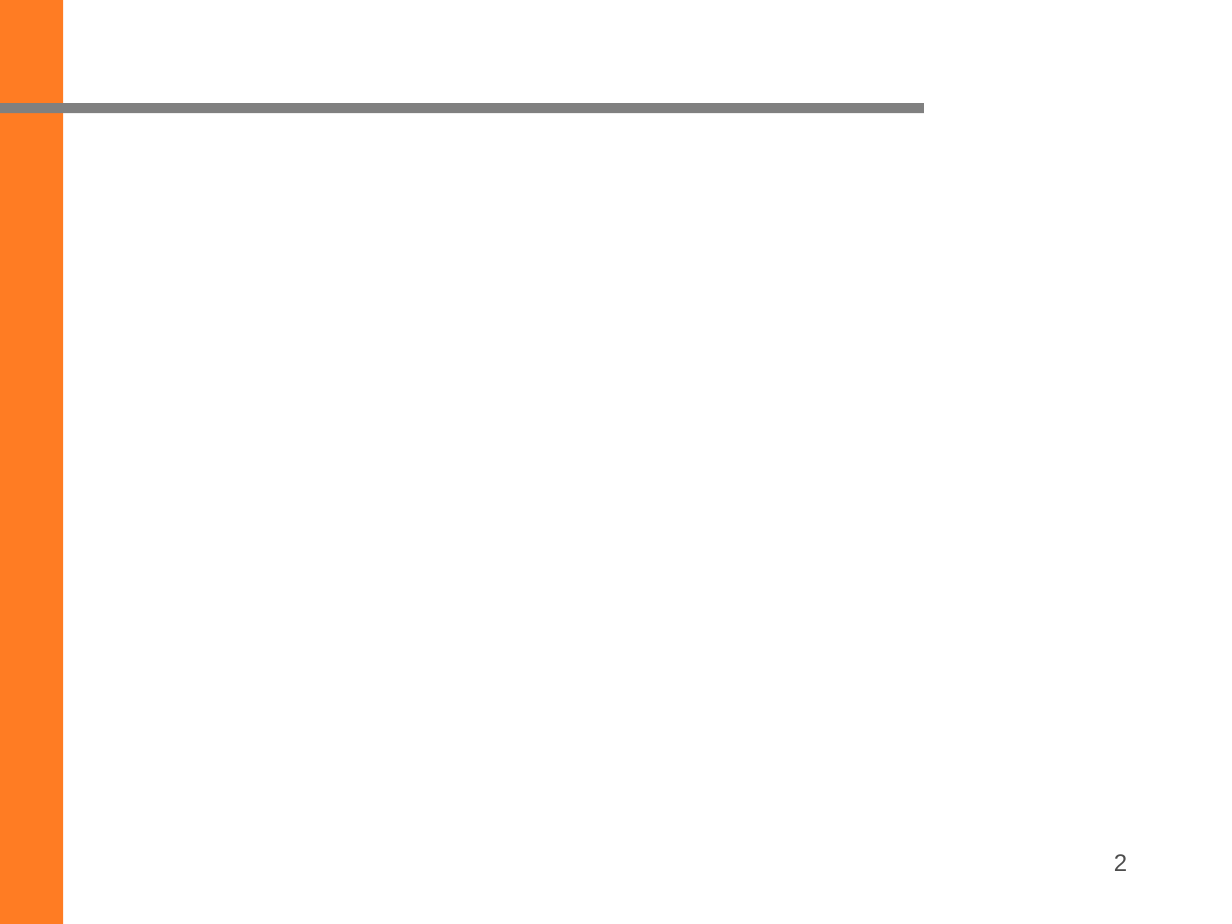
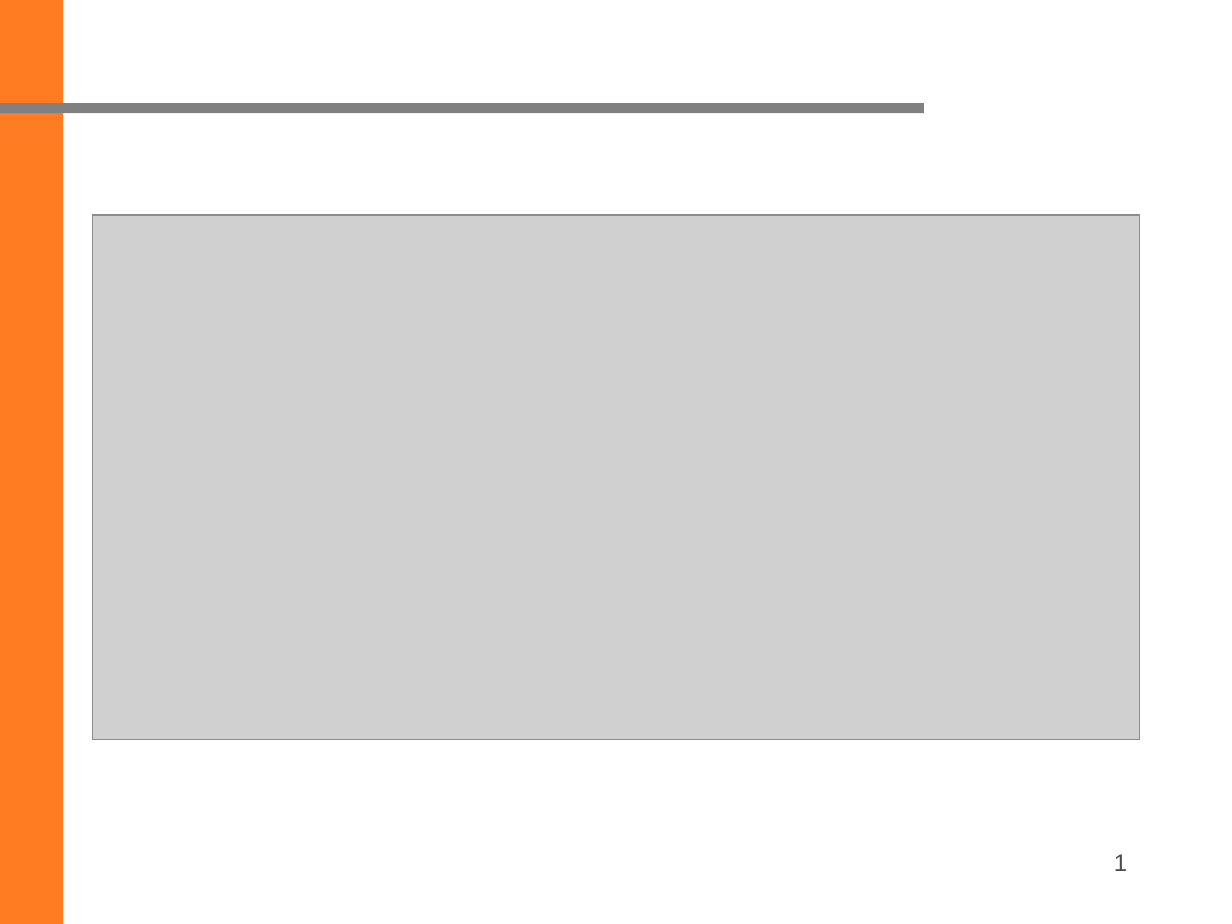
Before and after one commit to ziqing97/Seminar-Aktuelle-Geodaetische-Satelliten-missionen, a slide deck: slide 1 of Project_Space_Debris/Ordner_Yu/Folien/20230123.pptx (slide 2 before the commit). Drawn at 1232x924 pixels with LibreOffice and Linux fonts; fonts in the diff are those of the drawing; grey boxes stand for pictures; background and template pictures are left out. Boxes give left, top, right and bottom in pixels: in the first picture for what was removed or moved away, otherwise in the second. Text is boxed around its words. In the diff, an @@ line names an element or a change of style, - is before the commit and + after.

```diff
--- a/Project_Space_Debris/Ordner_Yu/Folien/20230123.pptx
+++ b/Project_Space_Debris/Ordner_Yu/Folien/20230123.pptx
@@ picture added at (92,216,1140,740) @@
@@ page number at (1114,854,1127,871): text changed @@
-2
+1
```
Also in this commit, not shown: 1 other slide changed, 1 slide added, 8 other files.
